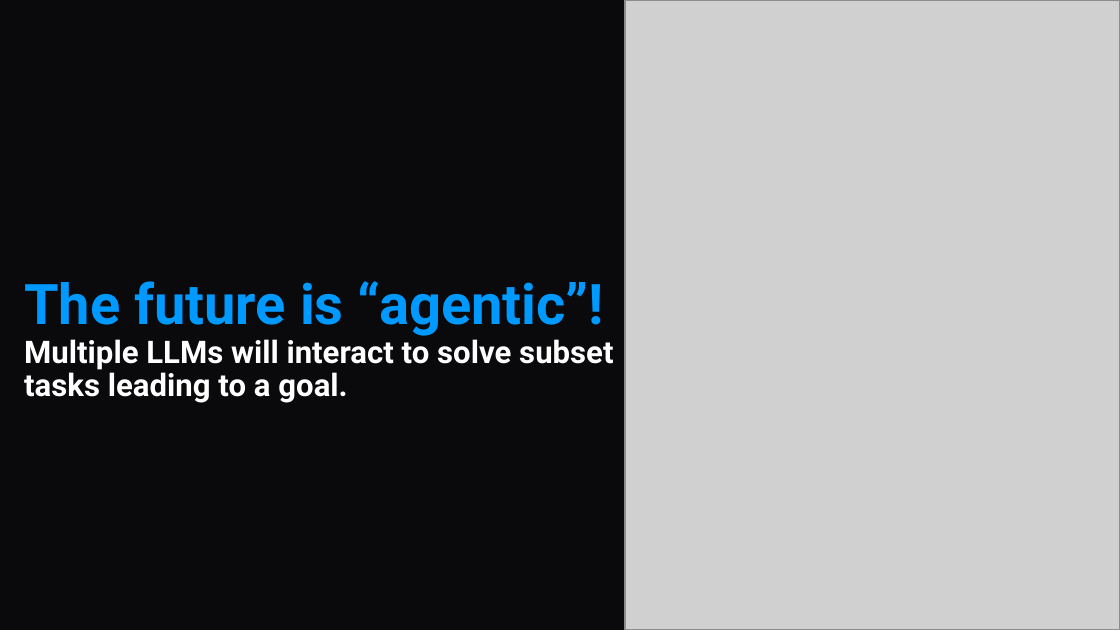
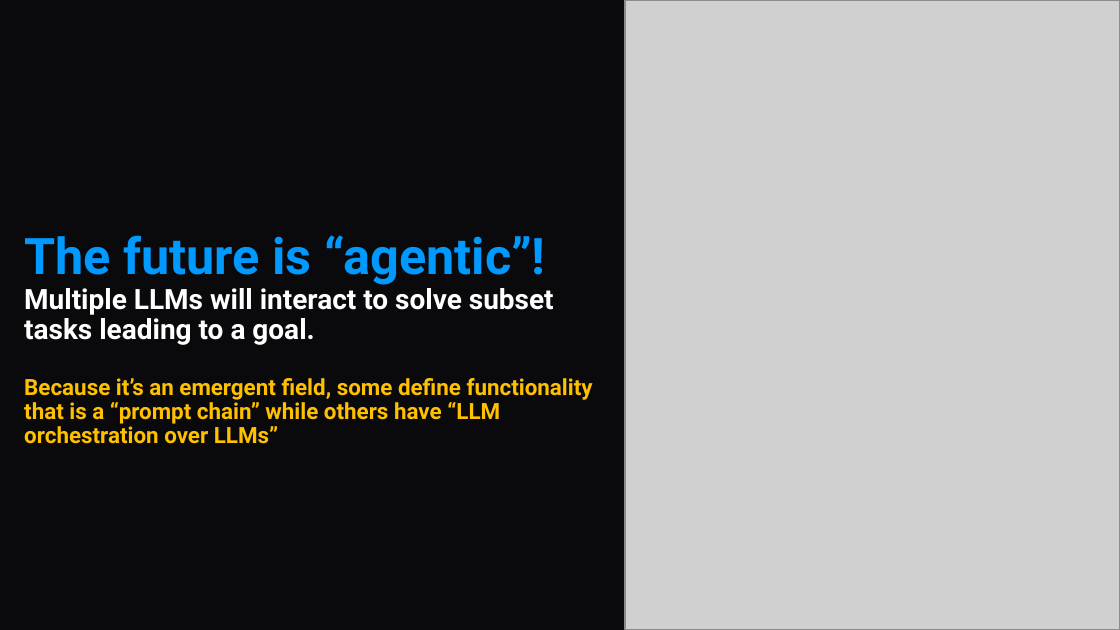
Before and after one commit to kwartler/GSERM_2025, a slide deck: slide 1 of lessons/Day5/A_Agents_LLMs.pptx. Drawn at 1120x630 pixels with LibreOffice and Linux fonts; fonts in the diff are those of the drawing; grey boxes stand for pictures. Boxes give left, top, right and bottom in pixels: in the first picture for what was removed or moved away, otherwise in the second. Text is boxed around its words. In the diff, an @@ line names an element or a change of style, - is before the commit and + after.

Commit message:
add final pptx

```diff
--- a/lessons/Day5/A_Agents_LLMs.pptx
+++ b/lessons/Day5/A_Agents_LLMs.pptx
@@ title at (24, 235, 593, 444): text changed; size 20 to 14.4 pt; text colour #FFFFFF to #FFC000 @@
-The future is “agentic”!
-Multiple LLMs will interact to solve subset tasks leading to a goal.
+The future is “agentic”!
+Multiple LLMs will interact to solve subset tasks leading to a goal.
+Because it’s an emergent field, some define functionality that is a “prompt chain” while others have “LLM orchestration over LLMs”
```
Also in this commit, not shown: 3 other slides changed, 1 slide removed.
